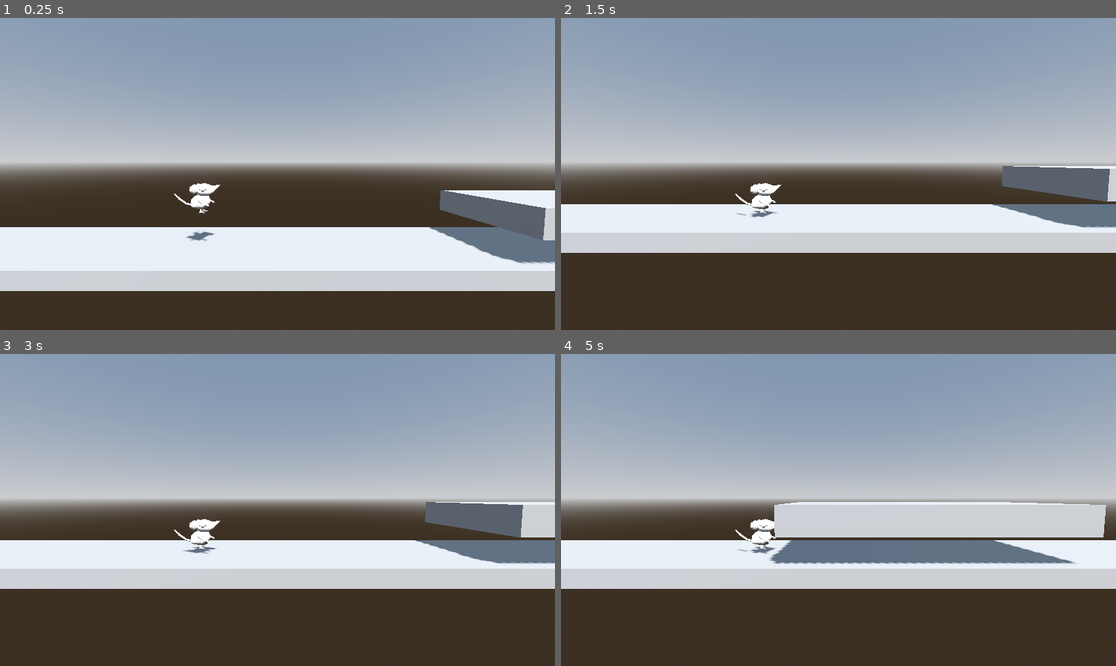
Above: before the commit, frames 1-4 (two rows, left to right).
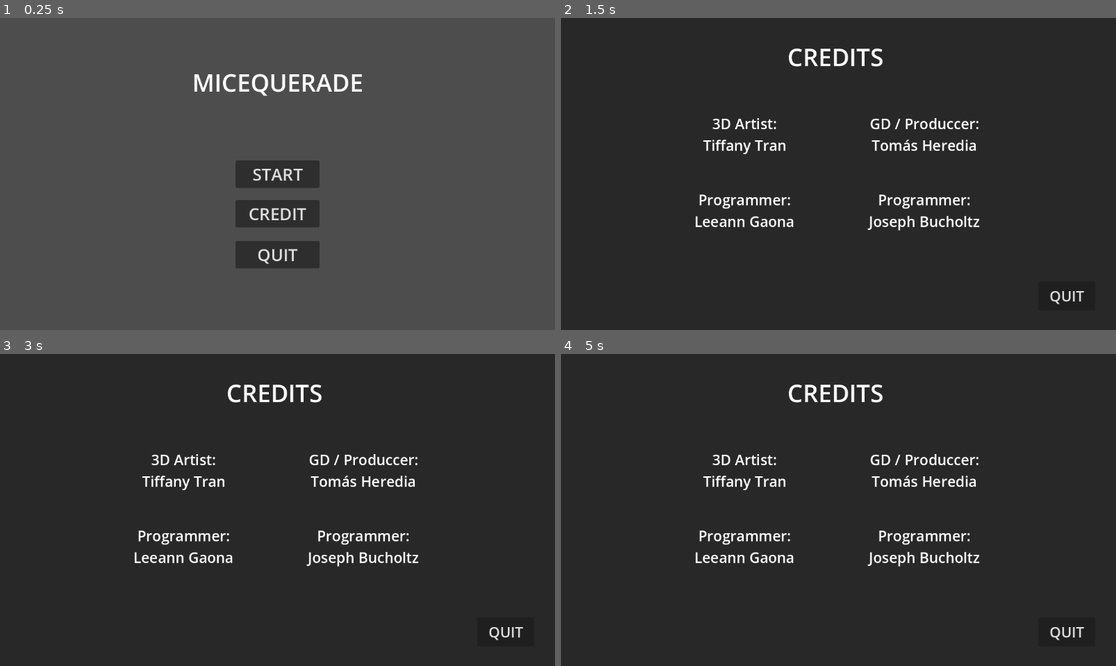
Above: after the commit, the same moments.

Repository: tomas-heredia/GGJ-2026
Game: Godot game, scene res://Scenes/UI/main_menue.tscn
The game is run twice, just before and just after one commit, with the same random seed, the same clock (stepped at 60 frames per second) and the same inputs. Before the commit the project starts from res://Scenes/main.tscn.
Inputs (mouse positions are in pixels of both pictures, inside the frame that each line leads up to):
- Up to frame 1 (0.25 s): no input
- Up to frame 2 (1.5 s): click (838, 214) at 0.5 s, where only the run after the commit has a clickable "CREDIT"; click (838, 174) at 1.25 s, where only the run after the commit has a clickable "START"
- Up to frame 3 (3 s): click (277, 510) at 2 s, where only the run after the commit has a clickable "START"; hold D (move_right) from 2.78 s (still down); tap Q (Phase) at 2.85 s
- Up to frame 4 (5 s): release D (move_right) at 3.53 s; hold A (move_left) 3.53-4.28 s; tap E (interact) at 3.6 s; hold D (move_right) from 4.28 s (still down); hold Shift (sprint) from 4.28 s (still down)

The runs differ from the first frame. In frame 1, 96% of the frame differs, in the area x 0-100%, y 0-100%; in frame 2, 72%; in frame 3, 72%; in frame 4, 74%.

Commit message:
main menu and tutorial

Diff:
--- a/global-gameam-2026/Scenes/Level/level_1.tscn
+++ b/global-gameam-2026/Scenes/Level/level_1.tscn
@@ -1,10 +1,11 @@
-[gd_scene load_steps=11 format=3 uid="uid://dyf3qejo4n8wq"]
+[gd_scene load_steps=12 format=3 uid="uid://dyf3qejo4n8wq"]
 
 [ext_resource type="PackedScene" uid="uid://c10wntvijx6to" path="res://Scenes/Objects/table.tscn" id="1_k541i"]
 [ext_resource type="PackedScene" uid="uid://rm3wg8bi4pdg" path="res://Scenes/player.tscn" id="2_m5hwo"]
 [ext_resource type="PackedScene" uid="uid://ca3ycwfhayvqc" path="res://Scenes/breaking_platform.tscn" id="2_wtlyx"]
 [ext_resource type="PackedScene" uid="uid://5l10oegs5nfa" path="res://Scenes/moving_platform.tscn" id="4_knogg"]
 [ext_resource type="PackedScene" uid="uid://cv2p01h1vlr2p" path="res://Scenes/Mask.tscn" id="4_wtlyx"]
+[ext_resource type="Texture2D" uid="uid://c45dpfvyl4u85" path="res://Art/UI/red_arrow.png" id="6_uoico"]
 
 [sub_resource type="ProceduralSkyMaterial" id="ProceduralSkyMaterial_5dsmb"]
 sky_horizon_color = Color(0.66224277, 0.6717428, 0.6867428, 1)
@@ -90,8 +91,28 @@
 transform = Transform3D(1, 0, 0, 0, 1, 0, 0, 0, 1, 90.99617, 4.2628593, 0)
 curve = SubResource("Curve3D_uoico")
 
+[node name="Label3D" type="Label3D" parent="zone1"]
+transform = Transform3D(1.6457977, 0, 0, 0, 1.5961199, 0, 0, 0, 1, 4.048229, 2.5751271, 0)
+text = "Space"
+
+[node name="Label3D2" type="Label3D" parent="zone1"]
+transform = Transform3D(1.6457977, 0, 0, 0, 1.5961199, 0, 0, 0, 1, -3.255859, 2.6242578, 0)
+text = "W"
+
+[node name="Label3D3" type="Label3D" parent="zone1"]
+transform = Transform3D(1.6457977, 0, 0, 0, 1.5961199, 0, 0, 0, 1, -3.7471647, 2.1657052, 0)
+text = "A"
+
+[node name="Label3D4" type="Label3D" parent="zone1"]
+transform = Transform3D(1.6457977, 0, 0, 0, 1.5961199, 0, 0, 0, 1, -3.24833, 2.1657052, 0)
+text = "S"
+
+[node name="Label3D5" type="Label3D" parent="zone1"]
+transform = Transform3D(1.6457977, 0, 0, 0, 1.5961199, 0, 0, 0, 1, -2.7999434, 2.1657052, 0)
+text = "D"
+
 [node name="CharacterBody3D" parent="." instance=ExtResource("2_m5hwo")]
-transform = Transform3D(1, 0, 0, 0, 1, 0, 0, 0, 1, 170.26355, 7.6808033, 0)
+transform = Transform3D(1, 0, 0, 0, 1, 0, 0, 0, 1, 170.13686, 7.870863, 0)
 
 [node name="Zone2" type="Node3D" parent="."]
 
@@ -154,9 +175,17 @@
 transform = Transform3D(1, 0, 0, 0, 1, 0, 0, 0, 1, 55.93387, 0.70679104, 0.02801323)
 worn_mask = 1
 
-[node name="Mask2" parent="Zone2" instance=ExtResource("4_wtlyx")]
-transform = Transform3D(1, 0, 0, 0, 1, 0, 0, 0, 1, 173.66579, 8.166622, 0.02801323)
-worn_mask = 3
+[node name="Label3D" type="Label3D" parent="Zone2"]
+transform = Transform3D(1.6457977, 0, 0, 0, 1.5961199, 0, 0, 0, 1, 55.961784, 1.7612321, 0)
+text = "E: Grab"
+
+[node name="Sprite3D" type="Sprite3D" parent="Zone2"]
+transform = Transform3D(0.00027524558, 0.021315534, 0, 0.014862036, -0.0003947646, 0, 0, 0, 1, 56.843628, 2.9715588, 0)
+texture = ExtResource("6_uoico")
+
+[node name="Sprite3D2" type="Sprite3D" parent="Zone2"]
+transform = Transform3D(0.00027524558, 0.021315534, 0, 0.014862036, -0.0003947646, 0, 0, 0, 1, 56.843628, 2.6496322, 0)
+texture = ExtResource("6_uoico")
 
 [node name="Zone3" type="Node3D" parent="."]
 
@@ -221,9 +250,29 @@
 [node name="BreakingPlatform5" parent="Zone3" instance=ExtResource("2_wtlyx")]
 transform = Transform3D(0.49167728, 0, 0, 0, 0.64609575, 0, 0, 0, 0.44324768, 165.5547, 7.40907, 0)
 
+[node name="Sprite3D" type="Sprite3D" parent="Zone3"]
+transform = Transform3D(0.010165481, 0.015554514, 0, 0.010845223, -0.014579605, 0, 0, 0, 0.99999994, 128.05551, 3.0481284, 0)
+texture = ExtResource("6_uoico")
+
+[node name="Sprite3D2" type="Sprite3D" parent="Zone3"]
+transform = Transform3D(-0.011834437, 0.01290023, 0, 0.008994552, 0.01697327, 0, 0, 0, 0.99999994, 127.42461, 4.0165052, 0)
+texture = ExtResource("6_uoico")
+
 [node name="Zone4" type="Node3D" parent="."]
 
 [node name="CSGBox3D" type="CSGBox3D" parent="Zone4"]
 transform = Transform3D(3.0894706, 0, 0, 0, 1, 0, 0, 0, 2.0857952, 173.37941, 7.4323573, 0)
 use_collision = true
 size = Vector3(3.0433817, 0.375, 1)
+
+[node name="Label3D" type="Label3D" parent="Zone4"]
+transform = Transform3D(1.6457977, 0, 0, 0, 1.5961199, 0, 0, 0, 1, 175.35226, 9.941057, 0)
+text = "Q to Change"
+
+[node name="Mask2" parent="Zone4" instance=ExtResource("4_wtlyx")]
+transform = Transform3D(1, 0, 0, 0, 1, 0, 0, 0, 1, 173.66579, 8.166622, 0.02801323)
+worn_mask = 3
+
+[node name="Mask3" parent="Zone4" instance=ExtResource("4_wtlyx")]
+transform = Transform3D(1, 0, 0, 0, 1, 0, 0, 0, 1, 125.8814, 2.8311858, 0.02801323)
+worn_mask = 2
--- /dev/null
+++ b/global-gameam-2026/Scenes/UI/main_menue.tscn
@@ -0,0 +1,168 @@
+[gd_scene load_steps=2 format=3 uid="uid://cea36tejoa3sp"]
+
+[ext_resource type="Script" uid="uid://i60ngy5a7eig" path="res://Scripts/main_menue.gd" id="1_og3yx"]
+
+[node name="Main_menue" type="Control"]
+layout_mode = 3
+anchors_preset = 15
+anchor_right = 1.0
+anchor_bottom = 1.0
+grow_horizontal = 2
+grow_vertical = 2
+script = ExtResource("1_og3yx")
+
+[node name="Title" type="Label" parent="."]
+layout_mode = 1
+anchors_preset = 5
+anchor_left = 0.5
+anchor_right = 0.5
+offset_left = -177.0
+offset_top = 99.0
+offset_right = 178.0
+offset_bottom = 168.0
+grow_horizontal = 2
+theme_override_font_sizes/font_size = 50
+text = "MICEQUERADE"
+
+[node name="Start" type="Button" parent="."]
+layout_mode = 1
+anchors_preset = -1
+anchor_right = 1.0
+anchor_bottom = 1.0
+offset_left = 489.0
+offset_top = 295.5
+offset_right = -489.0
+offset_bottom = -295.5
+grow_horizontal = 2
+grow_vertical = 2
+theme_override_font_sizes/font_size = 35
+text = "START"
+
+[node name="Credits" type="Button" parent="."]
+layout_mode = 1
+anchors_preset = -1
+anchor_right = 1.0
+anchor_bottom = 1.0
+offset_left = 489.0
+offset_top = 378.0
+offset_right = -489.0
+offset_bottom = -213.0
+grow_horizontal = 2
+grow_vertical = 2
+theme_override_font_sizes/font_size = 35
+text = "CREDIT"
+
+[node name="Quit" type="Button" parent="."]
+layout_mode = 1
+anchors_preset = -1
+anchor_right = 1.0
+anchor_bottom = 1.0
+offset_left = 489.0
+offset_top = 463.0
+offset_right = -489.0
+offset_bottom = -128.0
+grow_horizontal = 2
+grow_vertical = 2
+theme_override_font_sizes/font_size = 35
+text = "QUIT"
+
+[node name="Credits_screen" type="ColorRect" parent="."]
+visible = false
+layout_mode = 1
+anchors_preset = 15
+anchor_right = 1.0
+anchor_bottom = 1.0
+grow_horizontal = 2
+grow_vertical = 2
+color = Color(0.1584723, 0.15847233, 0.1584723, 1)
+
+[node name="Title" type="Label" parent="Credits_screen"]
+layout_mode = 1
+anchors_preset = 5
+anchor_left = 0.5
+anchor_right = 0.5
+offset_left = -106.0
+offset_top = 46.0
+offset_right = 106.0
+offset_bottom = 115.0
+grow_horizontal = 2
+theme_override_font_sizes/font_size = 50
+text = "CREDITS"
+
+[node name="Label" type="Label" parent="Credits_screen"]
+layout_mode = 1
+anchors_preset = -1
+anchor_left = 0.245
+anchor_top = 0.30600002
+anchor_right = 0.418
+anchor_bottom = 0.44000003
+offset_left = -0.23999023
+offset_top = -0.28800964
+offset_right = -0.53601074
+offset_bottom = -0.120025635
+theme_override_font_sizes/font_size = 30
+text = "3D Artist: Tiffany Tran"
+horizontal_alignment = 1
+autowrap_mode = 2
+
+[node name="Label3" type="Label" parent="Credits_screen"]
+layout_mode = 1
+anchors_preset = -1
+anchor_left = 0.245
+anchor_top = 0.30600002
+anchor_right = 0.418
+anchor_bottom = 0.44000003
+offset_left = -11.23999
+offset_top = 157.71199
+offset_right = 10.463989
+offset_bottom = 157.87997
+theme_override_font_sizes/font_size = 30
+text = "Programmer: Leeann Gaona"
+horizontal_alignment = 1
+autowrap_mode = 2
+
+[node name="Label4" type="Label" parent="Credits_screen"]
+layout_mode = 1
+anchors_preset = -1
+anchor_left = 0.245
+anchor_top = 0.30600002
+anchor_right = 0.418
+anchor_bottom = 0.44000003
+offset_left = 350.76
+offset_top = 157.71199
+offset_right = 394.464
+offset_bottom = 157.87997
+theme_override_font_sizes/font_size = 30
+text = "Programmer: Joseph Bucholtz"
+horizontal_alignment = 1
+autowrap_mode = 2
+
+[node name="Label2" type="Label" parent="Credits_screen"]
+layout_mode = 1
+anchors_preset = -1
+anchor_left = 0.521
+anchor_top = 0.30600002
+anchor_right = 0.78900003
+anchor_bottom = 0.46500003
+offset_left = -0.1920166
+offset_top = -0.28800964
+offset_right = 0.07196045
+offset_bottom = -0.32000732
+theme_override_font_sizes/font_size = 30
+text = "GD / Produccer: Tomás Heredia"
+horizontal_alignment = 1
+autowrap_mode = 2
+
+[node name="Button" type="Button" parent="Credits_screen"]
+layout_mode = 0
+offset_left = 991.0
+offset_top = 547.0
+offset_right = 1109.0
+offset_bottom = 607.0
+theme_override_font_sizes/font_size = 30
+text = "QUIT"
+
+[connection signal="pressed" from="Start" to="." method="_on_start_pressed"]
+[connection signal="pressed" from="Credits" to="." method="_on_credits_pressed"]
+[connection signal="pressed" from="Quit" to="." method="_on_quit_pressed"]
+[connection signal="pressed" from="Credits_screen/Button" to="." method="_on_button_pressed"]
--- /dev/null
+++ b/global-gameam-2026/Scripts/main_menue.gd
@@ -0,0 +1,20 @@
+extends Control
+
+@onready var credits_screen: ColorRect = $Credits_screen
+
+
+
+func _on_start_pressed() -> void:
+	get_tree().change_scene_to_file("res://Scenes/Level/level_1.tscn")
+
+
+func _on_credits_pressed() -> void:
+	credits_screen.show()
+
+
+func _on_quit_pressed() -> void:
+	get_tree().quit()
+
+
+func _on_button_pressed() -> void:
+	credits_screen.hide()
--- a/global-gameam-2026/project.godot
+++ b/global-gameam-2026/project.godot
@@ -10,8 +10,8 @@
 
 [application]
 
-config/name="GlobalGameam2026"
-run/main_scene="uid://4u3bk8nn8nwy"
+config/name="Micequerade"
+run/main_scene="uid://cea36tejoa3sp"
 config/features=PackedStringArray("4.5", "Forward Plus")
 config/icon="res://icon.svg"
 
@@ -72,6 +72,4 @@
 "events": [Object(InputEventKey,"resource_local_to_scene":false,"resource_name":"","device":-1,"window_id":0,"alt_press …(192 unchanged characters)…
 ]
 }
-
-
 3d/physics_engine="Jolt Physics"
Binary file added: global-gameam-2026/Art/UI/red_arrow.png
Not shown, added: global-gameam-2026/Art/UI/red_arrow.png.import
Not shown, added: global-gameam-2026/Scripts/main_menue.gd.uid
